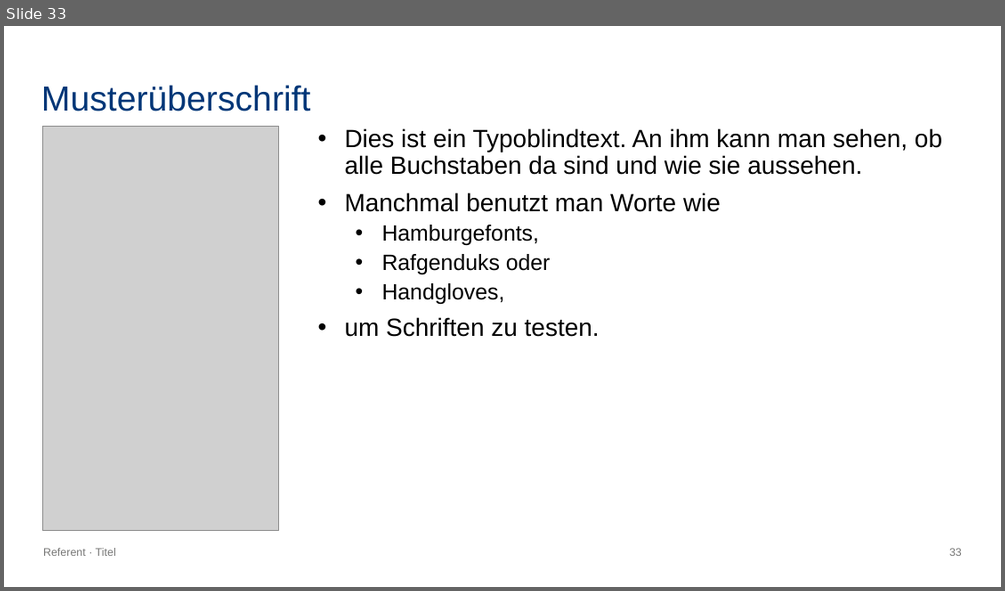
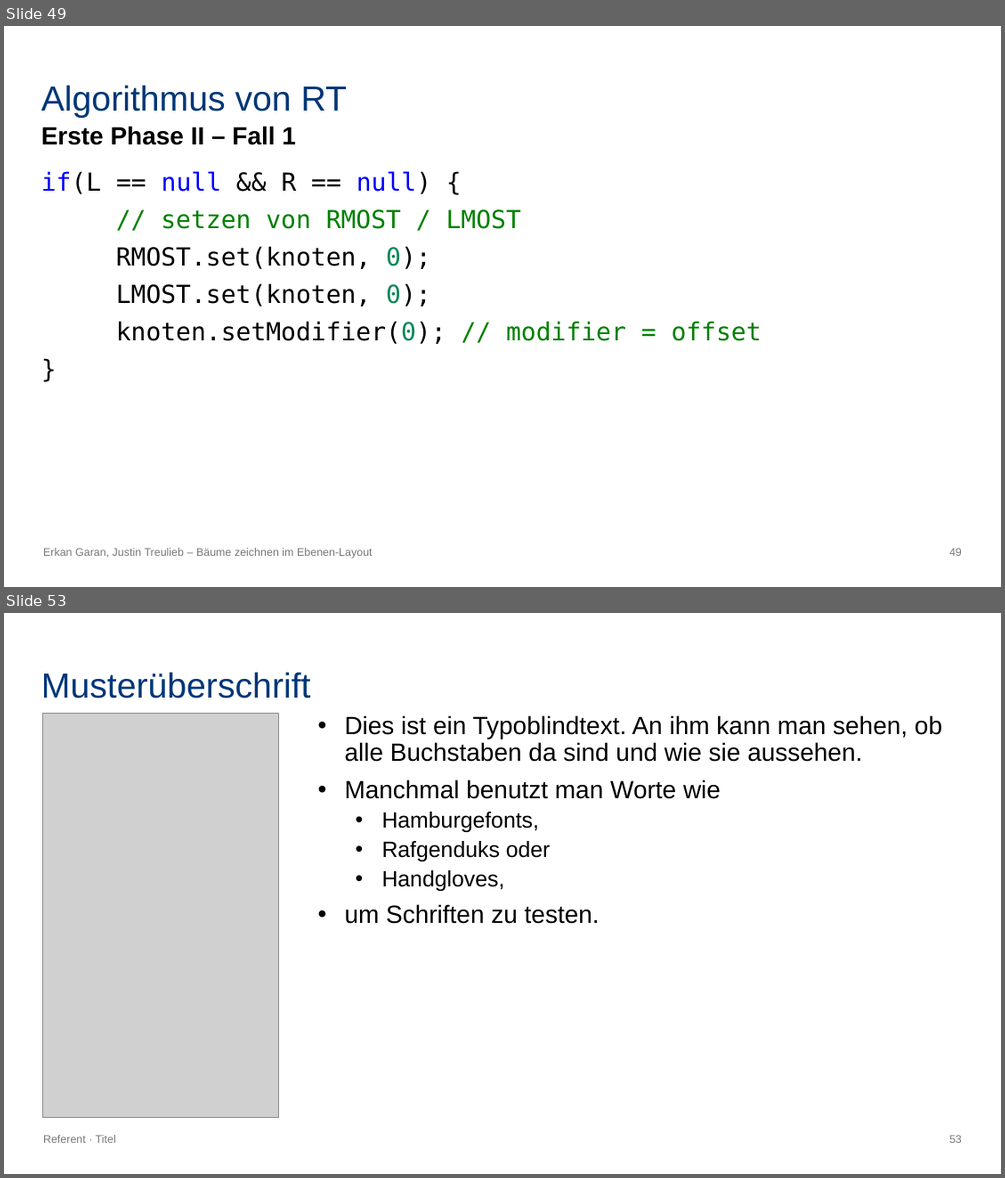
Before and after one commit to erkangrn/Praxsiprojekt, a slide deck: Powerpoint/Bäume zeichnen im Ebenen-Layout.pptx. Shown one above the other, each under a label of ours: slide 33 before the commit, slides 49 and 53 after it; the slides between them are not shown. The pictures are 1005x591 and 1005x1178 pixels, drawn with LibreOffice and Linux fonts; fonts in the diff are those of the drawing; grey boxes stand for pictures. Boxes give left, top, right and bottom in pixels: in the first picture for what was removed or moved away, otherwise in the second. Text is boxed around its words. In the diff, an @@ line names an element or a change of style, - is before the commit and + after.

```diff
--- a/Powerpoint/Bäume zeichnen im Ebenen-Layout.pptx
+++ b/Powerpoint/Bäume zeichnen im Ebenen-Layout.pptx
@@ slide 49 added at box(4, 26, 1001, 587), background #FFFFFF; not listed: 1 template element that a slide beside it also shows @@
@@ title added at box(41, 85, 347, 118), 25.2 pt, text #003677 @@
+Algorithmus von RT
@@ text added at box(41, 126, 296, 145), 18 pt, text #000000, bold @@
+Erste Phase II – Fall 1
@@ text added at box(41, 171, 761, 344), 18 pt, text #000000 @@
+if(L == null && R == null) {
+// setzen von RMOST / LMOST
+RMOST.set(knoten, 0);
+LMOST.set(knoten, 0);
+knoten.setModifier(0); // modifier = offset
+}
@@ text added at box(43, 548, 372, 558), 8 pt, text #777776 @@
+Erkan Garan, Justin Treulieb – Bäume zeichnen im Ebenen-Layout
@@ what was slide 33 is now slide 53 @@
@@ page number at box(949, 1135, 962, 1143): text changed @@
-33
+53
```
Also in this commit, not shown: 19 other slides added.
